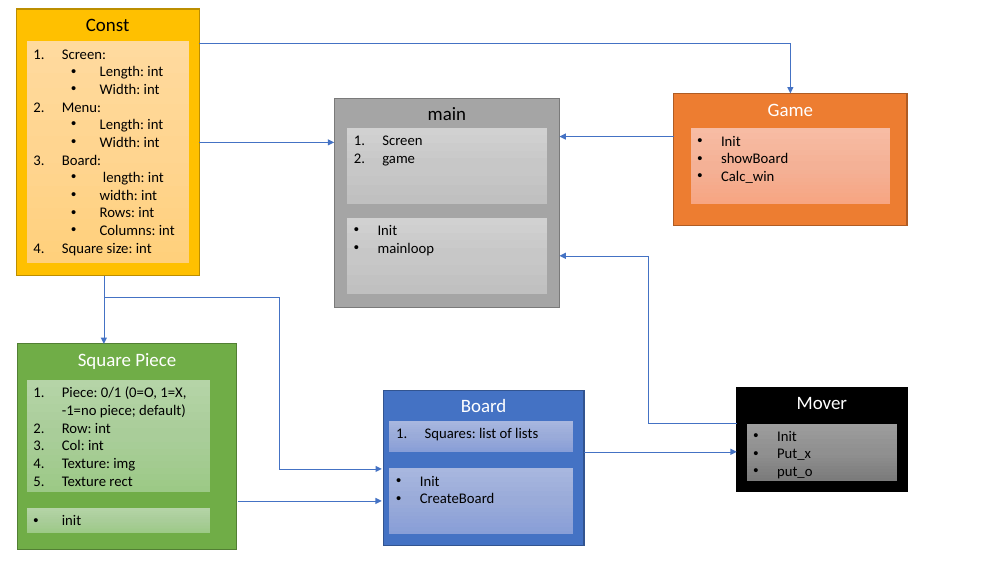
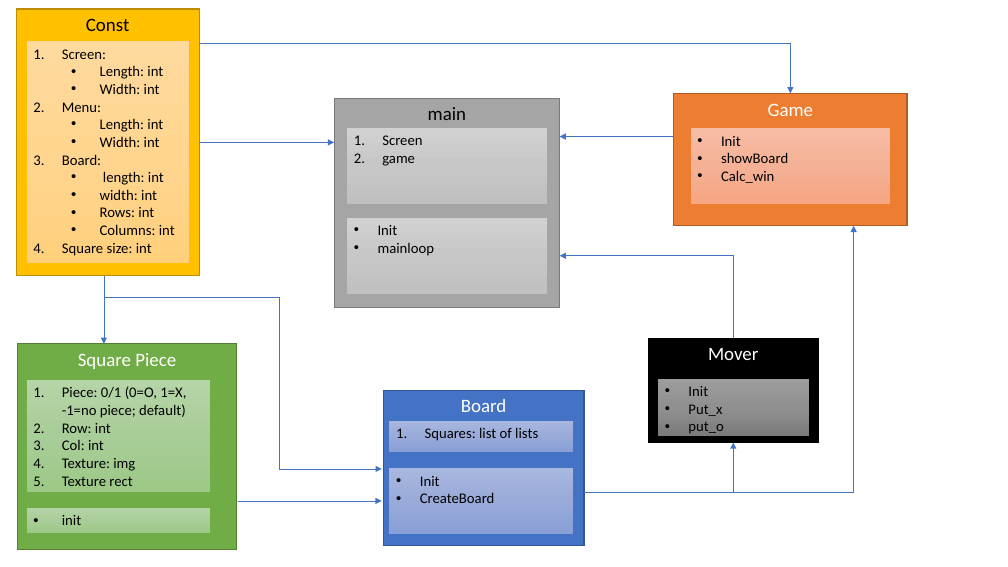
Before and after one commit to Shiizuo16/Tic-Tac-Toe, a slide deck: slide 1 of src/game-map.pptx. Drawn at 1008x567 pixels with LibreOffice and Linux fonts; fonts in the diff are those of the drawing. Boxes give left, top, right and bottom in pixels: in the first picture for what was removed or moved away, otherwise in the second. Text is boxed around its words. In the diff, an @@ line names an element or a change of style, - is before the commit and + after.

```diff
--- a/src/game-map.pptx
+++ b/src/game-map.pptx
@@ elbow arrow added from (585, 493) to (854, 226), #4472C4 0.5 pt @@
@@ elbow arrow moved from (737, 423) - (560, 256) to (734, 338) - (560, 256) @@
@@ rectangle "Mover" moved from (x1=737, y1=387, x2=907, y2=492) to (x1=648, y1=338, x2=818, y2=442) @@
@@ rectangle "Init" moved from (x1=746, y1=423, x2=898, y2=481) to (x1=658, y1=378, x2=810, y2=436) @@
@@ arrow added from (734, 493) to (734, 442), #4472C4 0.5 pt @@
@@ arrow removed from (585, 452) to (737, 452) @@
```
Also in this commit, not shown: 7 other files.
